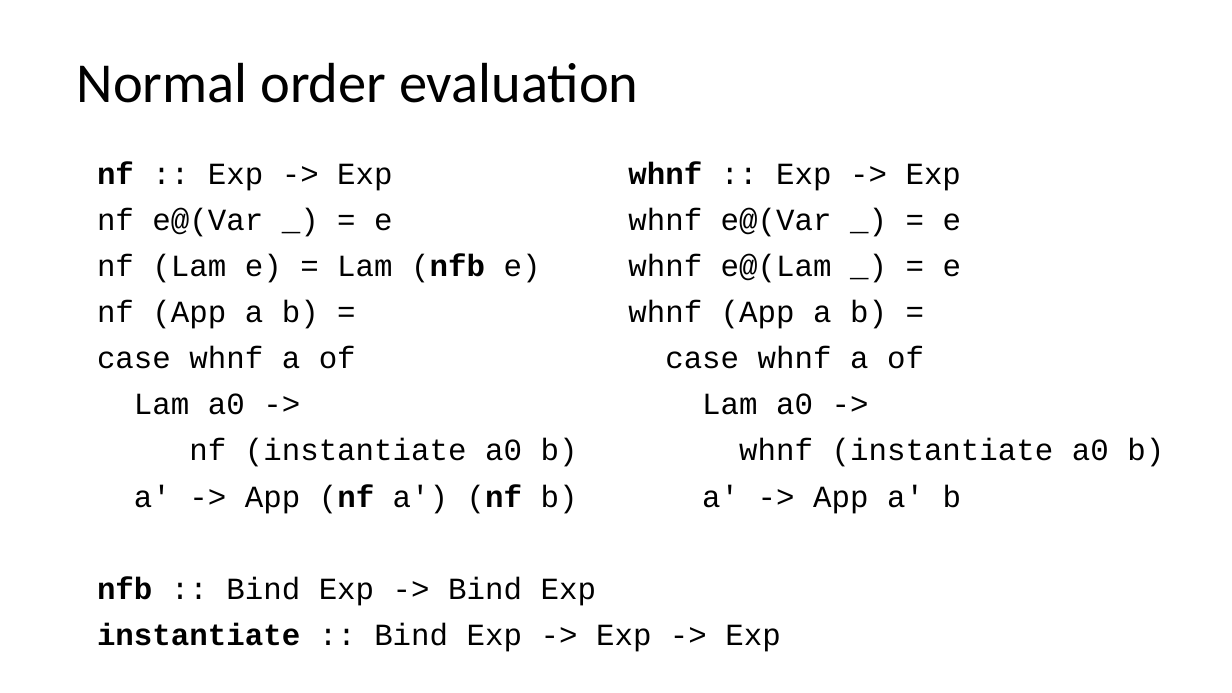
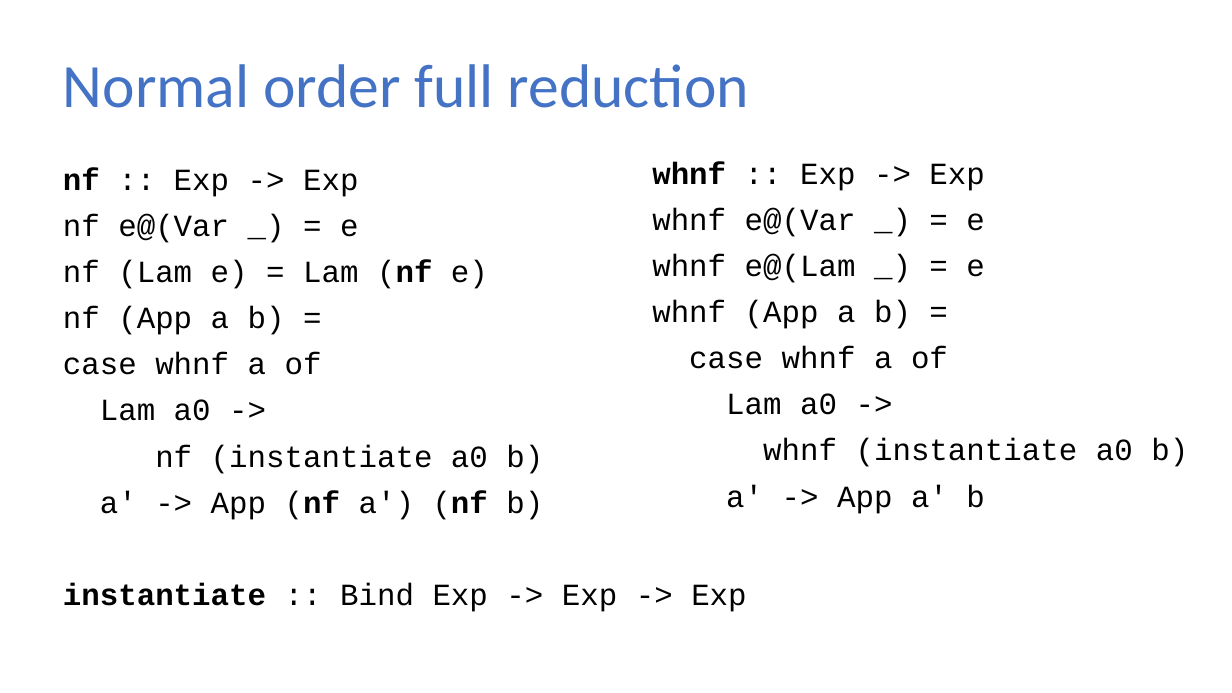
Before and after one commit to sweirich/lambda-n-ways, a slide deck: slide 25 of plclub-2021.pptx (slide 23 before the commit). Drawn at 1232x693 pixels with LibreOffice and Linux fonts; fonts in the diff are those of the drawing. Boxes give left, top, right and bottom in pixels: in the first picture for what was removed or moved away, otherwise in the second. Text is boxed around its words. In the diff, an @@ line names an element or a change of style, - is before the commit and + after.

```diff
--- a/plclub-2021.pptx
+++ b/plclub-2021.pptx
@@ title at [63,64,749,108]: text changed; size 33 to 36 pt; text colour #000000 to #4472C4 @@
-Normal order evaluation
+Normal order full reduction
@@ text "nf :: Exp -> Exp": place and size @@
-text "nf :: Exp -> Exp" at [97,162,780,652]
+text "nf :: Exp -> Exp" at [63,168,746,612]
@@ text "whnf :: Exp -> Exp": place and size @@
-text "whnf :: Exp -> Exp" at [628,162,1164,514]
+text "whnf :: Exp -> Exp" at [652,162,1188,514]
@@ text at [63,260,488,289]: text changed @@
-nf (Lam e) = Lam (nfb e)
+nf (Lam e) = Lam (nf e)
@@ text at [97,577,596,606]: paragraph removed @@
-nfb :: Bind Exp -> Bind Exp
```
Also in this commit, not shown: 9 other slides changed, 14 slides added, 24 other files.
